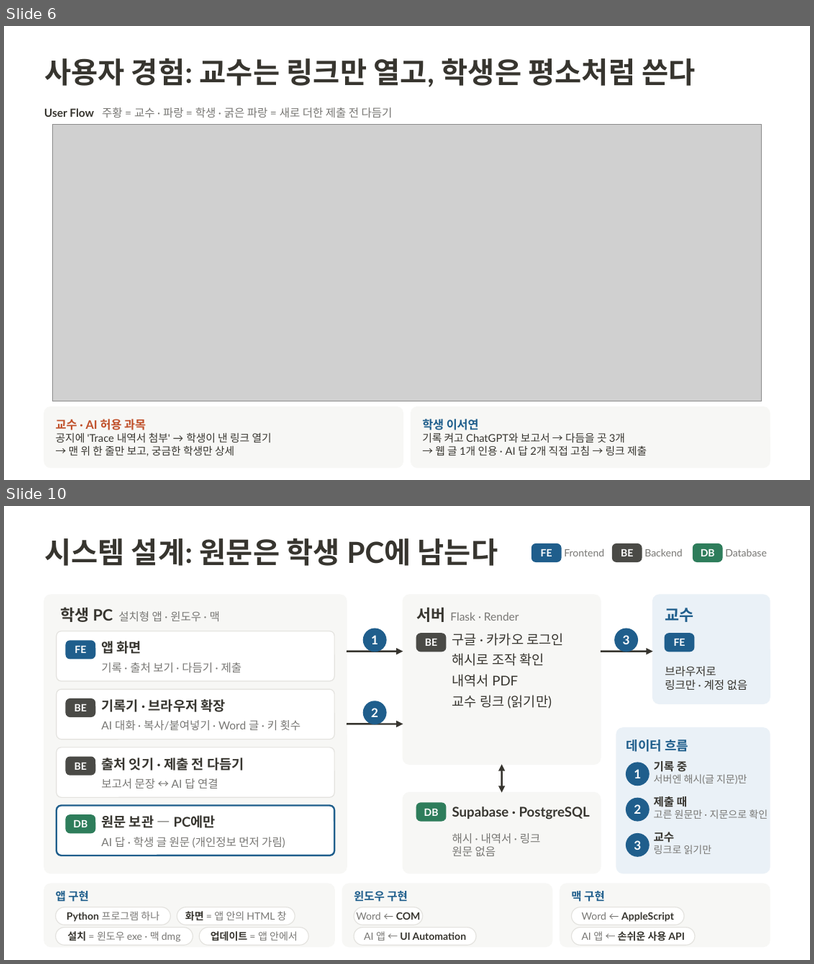
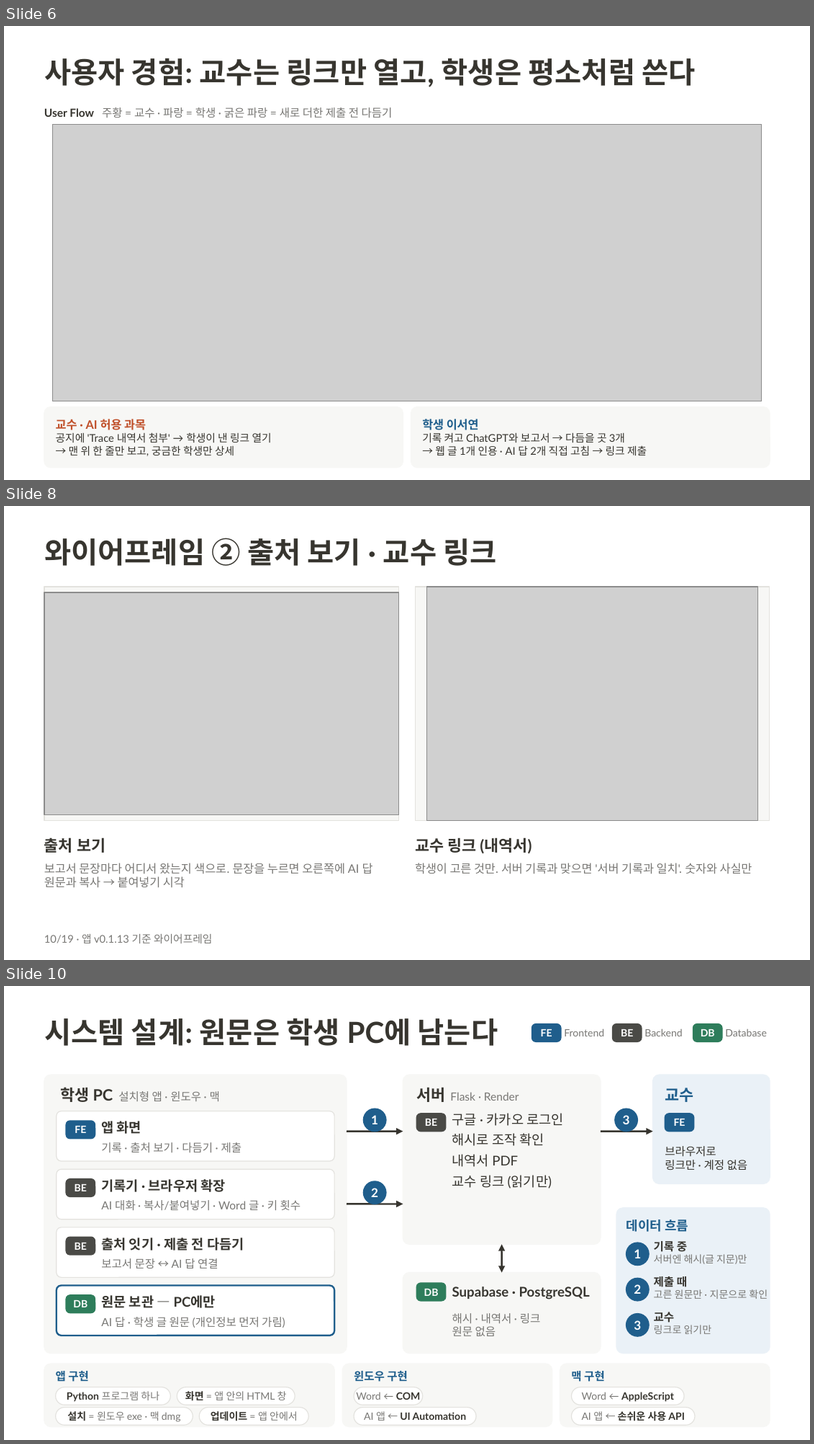
Before and after one commit to 20233014-KYH/trace, a slide deck: deck/중간발표_김용현.pptx. Shown one above the other, each under a label of ours: slides 6 and 10 before the commit, slides 6, 8 and 10 after it; the slides between them are not shown. The pictures are 814x964 and 814x1444 pixels, drawn with LibreOffice and Linux fonts; fonts in the diff are those of the drawing; grey boxes stand for pictures. Boxes give left, top, right and bottom in pixels: in the first picture for what was removed or moved away, otherwise in the second. Text is boxed around its words. In the diff, an @@ line names an element or a change of style, - is before the commit and + after.

```diff
--- a/deck/중간발표_김용현.pptx
+++ b/deck/중간발표_김용현.pptx
@@ slide 8 added at box(4, 506, 810, 960), background #FFFFFF @@
@@ title added at box(44, 538, 496, 566), 26 pt, text #37352F, bold @@
+와이어프레임 ② 출처 보기 · 교수 링크
@@ rectangle added at box(44, 587, 399, 821), fill #F7F7F5, outline #E3E2DE 0.75 pt @@
@@ rectangle added at box(415, 587, 770, 821), fill #F7F7F5, outline #E3E2DE 0.75 pt @@
@@ picture added at box(427, 587, 758, 821) @@
@@ picture added at box(44, 592, 399, 815) @@
@@ text added at box(44, 837, 106, 852), 14 pt, text #37352F, bold @@
+출처 보기
@@ text added at box(415, 837, 532, 854), 14 pt, text #37352F, bold @@
+교수 링크 (내역서)
@@ text added at box(44, 862, 373, 887), 10.5 pt, text #787774 @@
+보고서 문장마다 어디서 왔는지 색으로. 문장을 누르면 오른쪽에 AI 답 원문과 복사 → 붙여넣기 시각
@@ text added at box(415, 862, 753, 873), 10.5 pt, text #787774 @@
+학생이 고른 것만. 서버 기록과 맞으면 '서버 기록과 일치'. 숫자와 사실만
@@ text added at box(44, 934, 212, 943), 9.5 pt, text #787774 @@
+10/19 · 앱 v0.1.13 기준 와이어프레임
```
Also in this commit, not shown: 5 slides changed, 1 slide removed, 1 other file.
